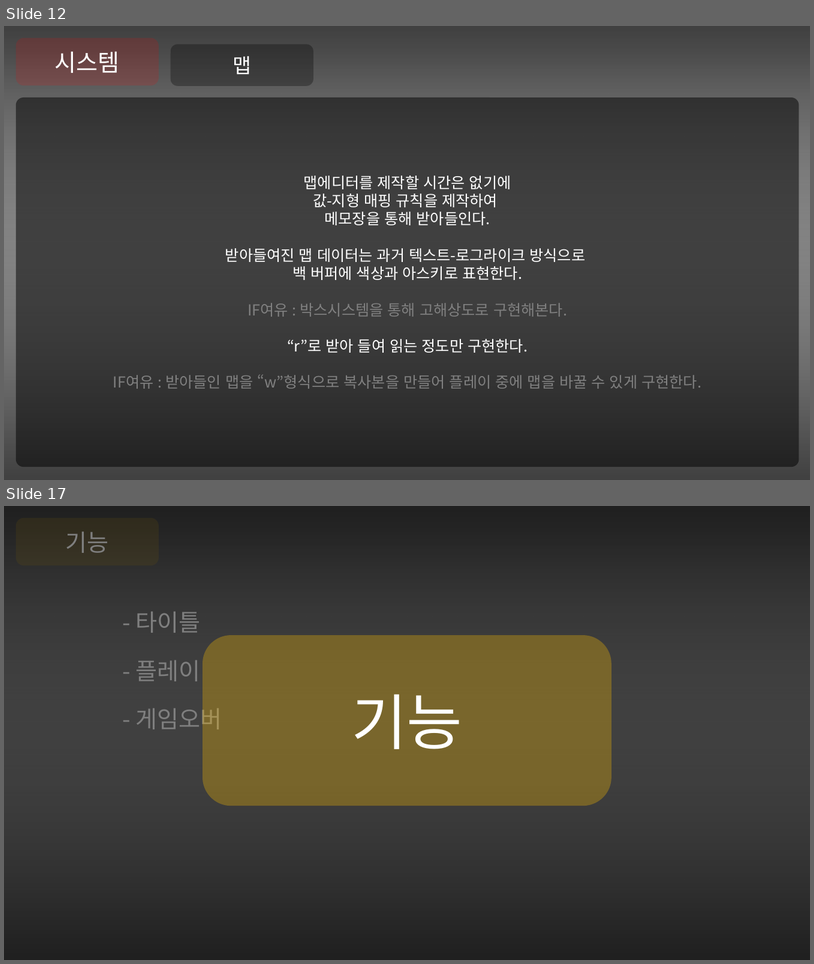
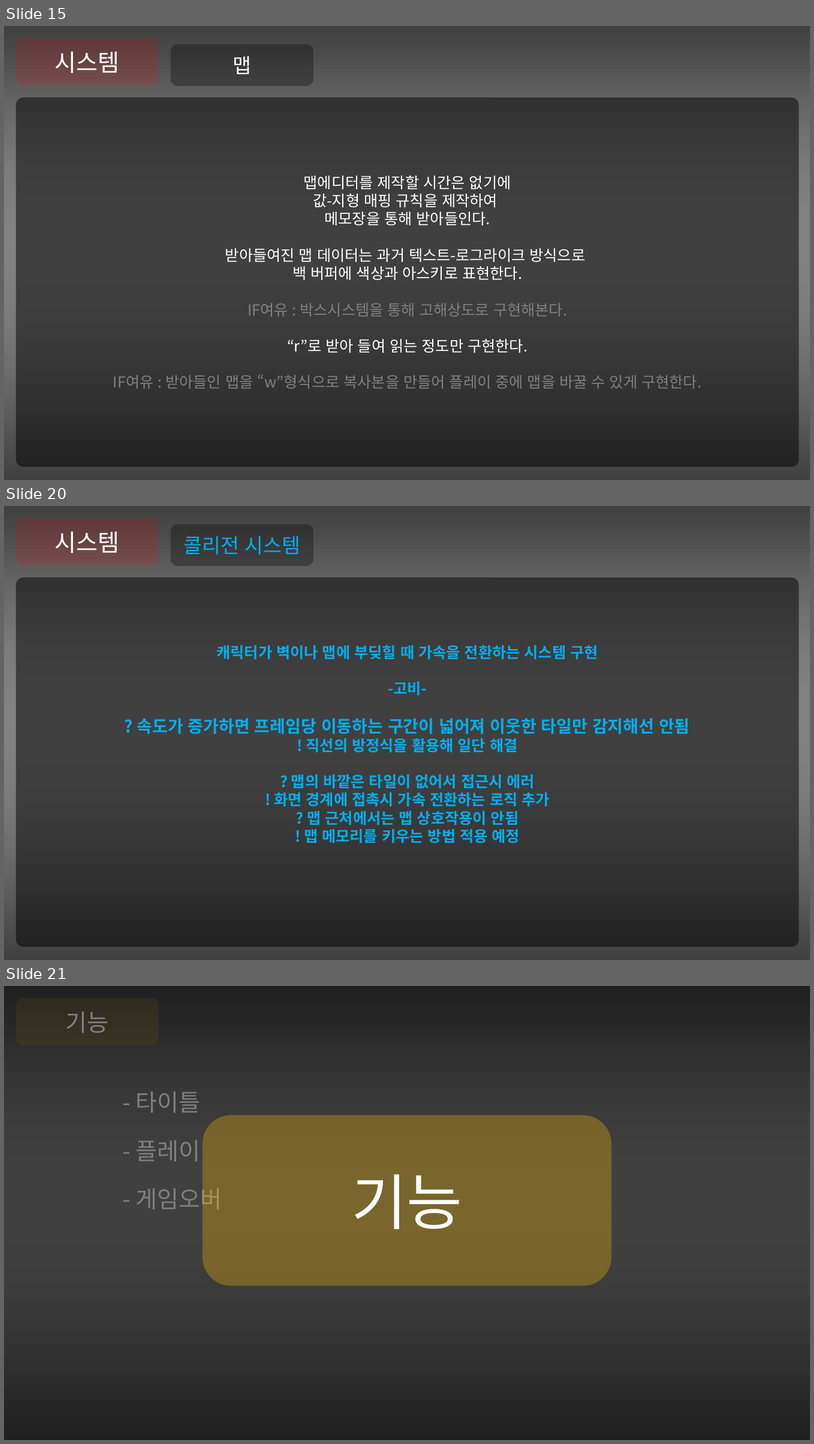
Before and after one commit to Niiok/inha_2021, a slide deck: May7ppt.pptm. Shown one above the other, each under a label of ours: slides 12 and 17 before the commit, slides 15, 20 and 21 after it; the slides between them are not shown. The pictures are 814x964 and 814x1444 pixels, drawn with LibreOffice and Linux fonts; fonts in the diff are those of the drawing. Boxes give left, top, right and bottom in pixels: in the first picture for what was removed or moved away, otherwise in the second. Text is boxed around its words. In the diff, an @@ line names an element or a change of style, - is before the commit and + after.

```diff
--- a/May7ppt.pptm
+++ b/May7ppt.pptm
@@ slide 20 added at [4, 506, 810, 960], background #808080 @@
@@ rectangle added at [4, 506, 810, 935], fill gradient #000000 to #FFFFFF @@
@@ rounded rectangle added at [16, 518, 159, 566], fill #FF0000 at 15% opacity, 28 pt, text #FFFFFF @@
+시스템
@@ rectangle added at [4, 531, 810, 960], fill gradient #000000 to #FFFFFF @@
@@ rounded rectangle added at [171, 524, 314, 566], fill #000000 at 30% opacity, 24 pt, text #00B0F0 @@
+콜리전 시스템
@@ rounded rectangle added at [16, 577, 800, 946], fill #000000 at 50% opacity, 18 pt, text #00B0F0, bold @@
+캐릭터가 벽이나 맵에 부딪힐 때 가속을 전환하는 시스템 구현
+-고비-
+? 속도가 증가하면 프레임당 이동하는 구간이 넓어져 이웃한 타일만 감지해선 안됨
+! 직선의 방정식을 활용해 일단 해결
+? 맵의 바깥은 타일이 없어서 접근시 에러
+! 화면 경계에 접촉시 가속 전환하는 로직 추가
+? 맵 근처에서는 맵 상호작용이 안됨
+! 맵 메모리를 키우는 방법 적용 예정
@@ what was slide 12 is now slide 15 @@
@@ what was slide 17 is now slide 21 @@
```
Also in this commit, not shown: 16 slides changed, 9 other slides added, 3 other files.
